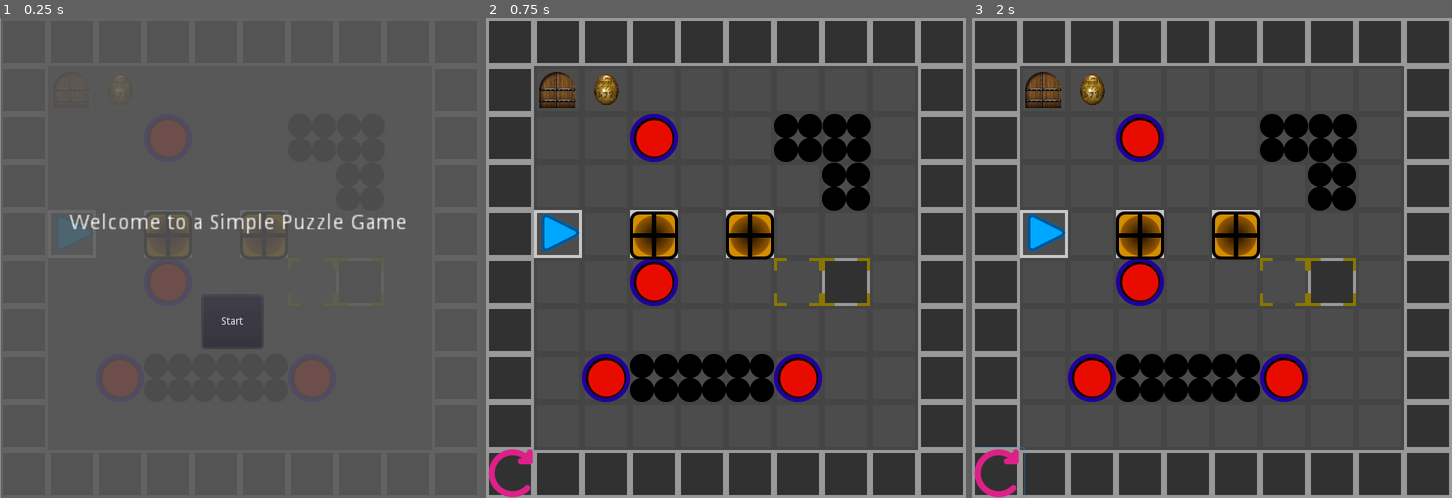
Above: before the commit, frames 1-3 (left to right).
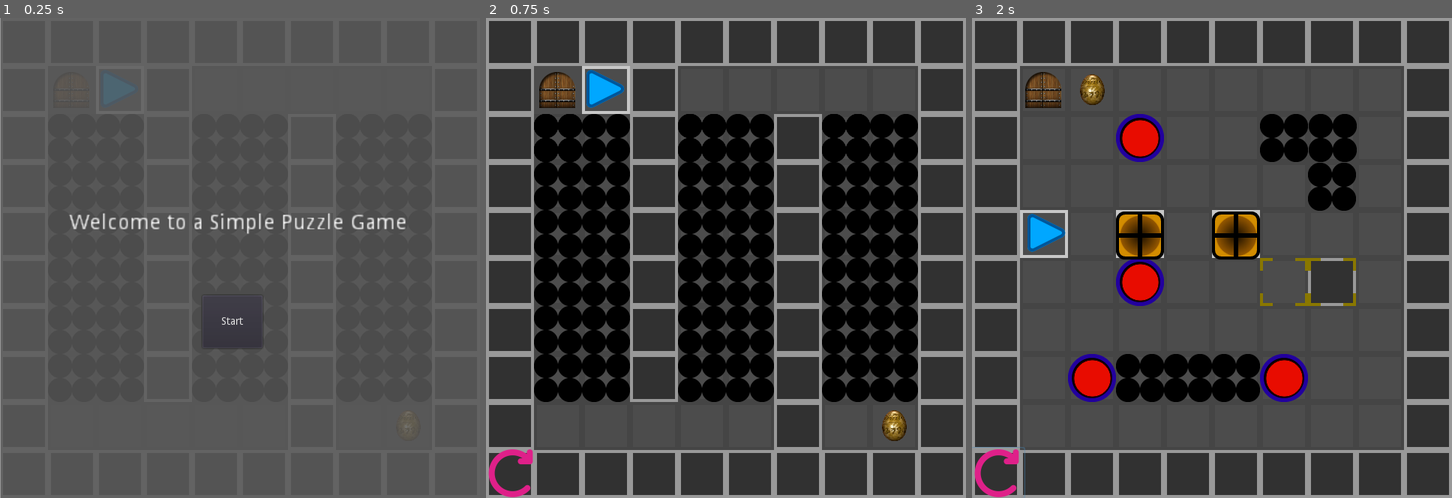
Above: after the commit, the same moments.

Repository: R4nKF1v3/minion2
Game: Godot game, scene res://Main.tscn
Two runs of this game, one before a commit and one after it. Both use one fixed random seed, a clock stepped at 60 frames per second and the inputs below.
Inputs (mouse positions are in pixels of both pictures, inside the frame that each line leads up to):
- Up to frame 1 (0.25 s): no input
- Up to frame 2 (0.75 s): click "Start" at 0.5 s
- Up to frame 3 (2 s): click (996, 474) at 1.25 s

The runs differ from the first frame. In frame 1, 2.5% of the frame differs, in the area x 10-86%, y 11-87%; in frame 2, 41%, in the area x 10-90%, y 10-90%; in frame 3, nothing differs.

Commit message:
nivel 1 y 2
añadidos

Diff:
--- a/Main.gd
+++ b/Main.gd
@@ -14,7 +14,8 @@
 
 func load_levels():
 	levels.push_back(preload("res://levels/levelTest/LevelTest.tscn"))
-
+	levels.push_back(preload("res://levels/Nivel01/Level01.tscn"))
+	levels.push_back(preload("res://levels/Nivel02/Level02.tscn"))
 	levels.push_back(preload("res://levels/EndCard/EndCard.tscn"))
 
 	current = levels.pop_front()
--- a/Main.tscn
+++ b/Main.tscn
@@ -1,7 +1,7 @@
 [gd_scene load_steps=5 format=2]
 
 [ext_resource path="res://Main.gd" type="Script" id=1]
-[ext_resource path="res://levels/levelTest/LevelTest.tscn" type="PackedScene" id=2]
+[ext_resource path="res://levels/Nivel01/Level01.tscn" type="PackedScene" id=2]
 [ext_resource path="res://ui/Interface/Interface.tscn" type="PackedScene" id=3]
 [ext_resource path="res://ui/HUD/HUD.tscn" type="PackedScene" id=4]
 
@@ -12,7 +12,7 @@
 [node name="Levels" type="Node" parent="."]
 pause_mode = 1
 
-[node name="LevelTest" parent="Levels" instance=ExtResource( 2 )]
+[node name="Level01" parent="Levels" instance=ExtResource( 2 )]
 
 [node name="UI" type="CanvasLayer" parent="."]
 
--- a/actors/player/player.gd
+++ b/actors/player/player.gd
@@ -57,3 +57,6 @@
 	$AnimationPlayer.play("bump")
 	yield($AnimationPlayer, "animation_finished")
 	set_process(true)
+
+func handle_move_request(direction):
+	return false
--- /dev/null
+++ b/levels/Nivel01/Level01.tscn
@@ -0,0 +1,368 @@
+[gd_scene load_steps=8 format=2]
+
+[ext_resource path="res://levels/Level.tscn" type="PackedScene" id=1]
+[ext_resource path="res://props/progress/Trophy/Trophy.tscn" type="PackedScene" id=2]
+[ext_resource path="res://props/progress/EndLevel/EndLevel.tscn" type="PackedScene" id=3]
+[ext_resource path="res://props/receivers/interactables/floor_spikes/FloorSpikes.tscn" type="PackedScene" id=4]
+[ext_resource path="res://props/buttons/SequentialTrigger/SequentialTrigger.tscn" type="PackedScene" id=5]
+[ext_resource path="res://actors/player/Player.tscn" type="PackedScene" id=6]
+[ext_resource path="res://props/progress/WallOfFire/WallOfFire.tscn" type="PackedScene" id=7]
+
+[node name="Level01" instance=ExtResource( 1 )]
+
+[node name="Props" parent="." index="1"]
+editor/display_folded = true
+
+[node name="Trophy" parent="Props" index="0" instance=ExtResource( 2 )]
+position = Vector2( 544, 544 )
+
+[node name="EndLevel" parent="Props" index="1" instance=ExtResource( 3 )]
+position = Vector2( 96, 96 )
+
+[node name="Node2D" type="Node2D" parent="Props" index="2"]
+editor/display_folded = true
+
+[node name="FloorSpikes" parent="Props/Node2D" index="0" instance=ExtResource( 4 )]
+position = Vector2( 96, 160 )
+
+[node name="FloorSpikes2" parent="Props/Node2D" index="1" instance=ExtResource( 4 )]
+position = Vector2( 96, 160 )
+
+[node name="FloorSpikes3" parent="Props/Node2D" index="2" instance=ExtResource( 4 )]
+position = Vector2( 96, 160 )
+id = 1
+
+[node name="FloorSpikes4" parent="Props/Node2D" index="3" instance=ExtResource( 4 )]
+position = Vector2( 160, 160 )
+id = 1
+
+[node name="FloorSpikes5" parent="Props/Node2D" index="4" instance=ExtResource( 4 )]
+position = Vector2( 96, 224 )
+id = 2
+
+[node name="FloorSpikes6" parent="Props/Node2D" index="5" instance=ExtResource( 4 )]
+position = Vector2( 160, 224 )
+id = 2
+
+[node name="FloorSpikes7" parent="Props/Node2D" index="6" instance=ExtResource( 4 )]
+position = Vector2( 96, 288 )
+id = 3
+
+[node name="FloorSpikes8" parent="Props/Node2D" index="7" instance=ExtResource( 4 )]
+position = Vector2( 160, 288 )
+id = 3
+
+[node name="FloorSpikes9" parent="Props/Node2D" index="8" instance=ExtResource( 4 )]
+position = Vector2( 96, 352 )
+id = 4
+
+[node name="FloorSpikes10" parent="Props/Node2D" index="9" instance=ExtResource( 4 )]
+position = Vector2( 160, 352 )
+id = 4
+
+[node name="FloorSpikes11" parent="Props/Node2D" index="10" instance=ExtResource( 4 )]
+position = Vector2( 96, 416 )
+id = 5
+
+[node name="FloorSpikes12" parent="Props/Node2D" index="11" instance=ExtResource( 4 )]
+position = Vector2( 160, 416 )
+id = 5
+
+[node name="FloorSpikes13" parent="Props/Node2D" index="12" instance=ExtResource( 4 )]
+position = Vector2( 96, 480 )
+id = 6
+
+[node name="FloorSpikes14" parent="Props/Node2D" index="13" instance=ExtResource( 4 )]
+position = Vector2( 160, 480 )
+id = 6
+
+[node name="SequentialTrigger" parent="Props/Node2D" index="14" instance=ExtResource( 5 )]
+editor/display_folded = true
+position = Vector2( 96, 160 )
+elements_ids = [ 6, 0, 1, 2, 3, 4, 5 ]
+toggle_ids = [ 1 ]
+delay_time = 0.4
+
+[node name="Sprite" parent="Props/Node2D/SequentialTrigger" index="0"]
+visible = false
+
+[node name="SequentialTrigger2" parent="Props/Node2D" index="15" instance=ExtResource( 5 )]
+editor/display_folded = true
+position = Vector2( 160, 160 )
+elements_ids = [ 0, 1, 2, 3, 4, 5, 6 ]
+toggle_ids = [ 1 ]
+delay_time = 0.4
+
+[node name="Sprite" parent="Props/Node2D/SequentialTrigger2" index="0"]
+visible = false
+
+[node name="SequentialTrigger3" parent="Props/Node2D" index="16" instance=ExtResource( 5 )]
+editor/display_folded = true
+position = Vector2( 160, 480 )
+elements_ids = [ 0, 6, 5, 4, 3, 2, 1 ]
+id = 1
+toggle_ids = [ 0 ]
+delay_time = 0.4
+
+[node name="Sprite" parent="Props/Node2D/SequentialTrigger3" index="0"]
+visible = false
+
+[node name="SequentialTrigger4" parent="Props/Node2D" index="17" instance=ExtResource( 5 )]
+position = Vector2( 96, 480 )
+elements_ids = [ 0, 6, 5, 4, 3, 2, 1 ]
+id = 1
+toggle_ids = [ 0 ]
+delay_time = 0.4
+
+[node name="Sprite" parent="Props/Node2D/SequentialTrigger4" index="0"]
+visible = false
+
+[node name="Node2D2" type="Node2D" parent="Props" index="3"]
+editor/display_folded = true
+position = Vector2( 192, 0 )
+__meta__ = {
+"_edit_group_": true
+}
+
+[node name="FloorSpikes" parent="Props/Node2D2" index="0" instance=ExtResource( 4 )]
+position = Vector2( 96, 160 )
+id = 7
+
+[node name="FloorSpikes2" parent="Props/Node2D2" index="1" instance=ExtResource( 4 )]
+position = Vector2( 96, 160 )
+id = 7
+
+[node name="FloorSpikes3" parent="Props/Node2D2" index="2" instance=ExtResource( 4 )]
+position = Vector2( 96, 160 )
+id = 8
+
+[node name="FloorSpikes4" parent="Props/Node2D2" index="3" instance=ExtResource( 4 )]
+position = Vector2( 160, 160 )
+id = 8
+
+[node name="FloorSpikes5" parent="Props/Node2D2" index="4" instance=ExtResource( 4 )]
+position = Vector2( 96, 224 )
+id = 9
+
+[node name="FloorSpikes6" parent="Props/Node2D2" index="5" instance=ExtResource( 4 )]
+position = Vector2( 160, 224 )
+id = 9
+
+[node name="FloorSpikes7" parent="Props/Node2D2" index="6" instance=ExtResource( 4 )]
+position = Vector2( 96, 288 )
+id = 10
+
+[node name="FloorSpikes8" parent="Props/Node2D2" index="7" instance=ExtResource( 4 )]
+position = Vector2( 160, 288 )
+id = 10
+
+[node name="FloorSpikes9" parent="Props/Node2D2" index="8" instance=ExtResource( 4 )]
+position = Vector2( 96, 352 )
+id = 11
+
+[node name="FloorSpikes10" parent="Props/Node2D2" index="9" instance=ExtResource( 4 )]
+position = Vector2( 160, 352 )
+id = 11
+
+[node name="FloorSpikes11" parent="Props/Node2D2" index="10" instance=ExtResource( 4 )]
+position = Vector2( 96, 416 )
+id = 12
+
+[node name="FloorSpikes12" parent="Props/Node2D2" index="11" instance=ExtResource( 4 )]
+position = Vector2( 160, 416 )
+id = 12
+
+[node name="FloorSpikes13" parent="Props/Node2D2" index="12" instance=ExtResource( 4 )]
+position = Vector2( 96, 480 )
+id = 13
+
+[node name="FloorSpikes14" parent="Props/Node2D2" index="13" instance=ExtResource( 4 )]
+position = Vector2( 160, 480 )
+id = 13
+
+[node name="SequentialTrigger" parent="Props/Node2D2" index="14" instance=ExtResource( 5 )]
+editor/display_folded = true
+position = Vector2( 96, 160 )
+elements_ids = [ 13, 7, 8, 9, 10, 11, 12 ]
+id = 2
+toggle_ids = [ 3 ]
+delay_time = 0.4
+
+[node name="Sprite" parent="Props/Node2D2/SequentialTrigger" index="0"]
+visible = false
+
+[node name="SequentialTrigger2" parent="Props/Node2D2" index="15" instance=ExtResource( 5 )]
+editor/display_folded = true
+position = Vector2( 160, 160 )
+elements_ids = [ 13, 7, 8, 9, 10, 11, 12 ]
+id = 2
+toggle_ids = [ 3 ]
+delay_time = 0.4
+
+[node name="Sprite" parent="Props/Node2D2/SequentialTrigger2" index="0"]
+visible = false
+
+[node name="SequentialTrigger3" parent="Props/Node2D2" index="16" instance=ExtResource( 5 )]
+editor/display_folded = true
+position = Vector2( 160, 480 )
+elements_ids = [ 7, 13, 12, 11, 10, 9, 8 ]
+id = 3
+toggle_ids = [ 2 ]
+delay_time = 0.4
+
+[node name="Sprite" parent="Props/Node2D2/SequentialTrigger3" index="0"]
+visible = false
+
+[node name="SequentialTrigger4" parent="Props/Node2D2" index="17" instance=ExtResource( 5 )]
+editor/display_folded = true
+position = Vector2( 96, 480 )
+elements_ids = [ 7, 13, 12, 11, 10, 9, 8 ]
+id = 1
+toggle_ids = [ 0 ]
+delay_time = 0.4
+
+[node name="Sprite" parent="Props/Node2D2/SequentialTrigger4" index="0"]
+visible = false
+
+[node name="Node2D3" type="Node2D" parent="Props" index="4"]
+editor/display_folded = true
+position = Vector2( 384, 0 )
+__meta__ = {
+"_edit_group_": true
+}
+
+[node name="FloorSpikes" parent="Props/Node2D3" index="0" instance=ExtResource( 4 )]
+position = Vector2( 96, 160 )
+id = 14
+
+[node name="FloorSpikes2" parent="Props/Node2D3" index="1" instance=ExtResource( 4 )]
+position = Vector2( 96, 160 )
+id = 14
+
+[node name="FloorSpikes3" parent="Props/Node2D3" index="2" instance=ExtResource( 4 )]
+position = Vector2( 96, 160 )
+id = 15
+
+[node name="FloorSpikes4" parent="Props/Node2D3" index="3" instance=ExtResource( 4 )]
+position = Vector2( 160, 160 )
+id = 15
+
+[node name="FloorSpikes5" parent="Props/Node2D3" index="4" instance=ExtResource( 4 )]
+position = Vector2( 96, 224 )
+id = 16
+
+[node name="FloorSpikes6" parent="Props/Node2D3" index="5" instance=ExtResource( 4 )]
+position = Vector2( 160, 224 )
+id = 16
+
+[node name="FloorSpikes7" parent="Props/Node2D3" index="6" instance=ExtResource( 4 )]
+position = Vector2( 96, 288 )
+id = 17
+
+[node name="FloorSpikes8" parent="Props/Node2D3" index="7" instance=ExtResource( 4 )]
+position = Vector2( 160, 288 )
+id = 17
+
+[node name="FloorSpikes9" parent="Props/Node2D3" index="8" instance=ExtResource( 4 )]
+position = Vector2( 96, 352 )
+id = 18
+
+[node name="FloorSpikes10" parent="Props/Node2D3" index="9" instance=ExtResource( 4 )]
+position = Vector2( 160, 352 )
+id = 18
+
+[node name="FloorSpikes11" parent="Props/Node2D3" index="10" instance=ExtResource( 4 )]
+position = Vector2( 96, 416 )
+id = 19
+
+[node name="FloorSpikes12" parent="Props/Node2D3" index="11" instance=ExtResource( 4 )]
+position = Vector2( 160, 416 )
+id = 19
+
+[node name="FloorSpikes13" parent="Props/Node2D3" index="12" instance=ExtResource( 4 )]
+position = Vector2( 96, 480 )
+id = 20
+
+[node name="FloorSpikes14" parent="Props/Node2D3" index="13" instance=ExtResource( 4 )]
+position = Vector2( 160, 480 )
+id = 20
+
+[node name="SequentialTrigger" parent="Props/Node2D3" index="14" instance=ExtResource( 5 )]
+editor/display_folded = true
+position = Vector2( 96, 160 )
+elements_ids = [ 20, 14, 15, 16, 17, 18, 19 ]
+id = 4
+toggle_ids = [ 5 ]
+delay_time = 0.4
+
+[node name="Sprite" parent="Props/Node2D3/SequentialTrigger" index="0"]
+visible = false
+
+[node name="SequentialTrigger2" parent="Props/Node2D3" index="15" instance=ExtResource( 5 )]
+editor/display_folded = true
+position = Vector2( 160, 160 )
+elements_ids = [ 20, 14, 15, 16, 17, 18, 19 ]
+id = 4
+toggle_ids = [ 5 ]
+delay_time = 0.4
+
+[node name="Sprite" parent="Props/Node2D3/SequentialTrigger2" index="0"]
+visible = false
+
+[node name="SequentialTrigger3" parent="Props/Node2D3" index="16" instance=ExtResource( 5 )]
+editor/display_folded = true
+position = Vector2( 160, 480 )
+elements_ids = [ 14, 20, 19, 18, 17, 16, 15 ]
+id = 5
+toggle_ids = [ 4 ]
+delay_time = 0.4
+
+[node name="Sprite" parent="Props/Node2D3/SequentialTrigger3" index="0"]
+visible = false
+
+[node name="SequentialTrigger4" parent="Props/Node2D3" index="17" instance=ExtResource( 5 )]
+position = Vector2( 96, 480 )
+elements_ids = [ 14, 20, 19, 18, 17, 16, 15 ]
+id = 5
+toggle_ids = [ 4 ]
+delay_time = 0.4
+
+[node name="Sprite" parent="Props/Node2D3/SequentialTrigger4" index="0"]
+visible = false
+
+[node name="Grid" parent="." index="2"]
+tile_data = PoolIntArray( 0, 1, 0, 1, 1, 0, 2, 1, 0, 3, 1, 0, 4, 1, 0, 5, 1, 0, 6, 1, 0, 7, 1, 0, 8, 1, 0, 9, 1, 0, 65536, 1, 0, 65539, 1, 0, 65545, 1, 0, 131072, 1, 0, 131075, 1, 0, 131078, 1, 0, 131081, 1, 0, 196608, 1, 0, 196611, 1, 0, 196614, 1, 0, 196617, 1, 0, 262144, 1, 0, 262147, 1, 0, 262150, 1, 0, 262153, 1, 0, 327680, 1, 0, 327683, 1, 0, 327686, 1, 0, 327689, 1, 0, 393216, 1, 0, 393219, 1, 0, 393222, 1, 0, 393225, 1, 0, 458752, 1, 0, 458755, 1, 0, 458758, 1, 0, 458761, 1, 0, 524288, 1, 0, 524294, 1, 0, 524297, 1, 0, 589824, 1, 0, 589825, 1, 0, 589826, 1, 0, 589827, 1, 0, 589828, 1, 0, 589829, 1, 0, 589830, 1, 0, 589831, 1, 0, 589832, 1, 0, 589833, 1, 0 )
+
+[node name="Player" parent="Grid" index="0" instance=ExtResource( 6 )]
+position = Vector2( 160, 96 )
+
+[node name="AboveProps" parent="." index="3"]
+position = Vector2( 0, 64 )
+
+[node name="WallOfFire" parent="AboveProps" index="0" instance=ExtResource( 7 )]
+position = Vector2( 704, -49 )
+speed = 60
+
+[editable path="Props/Node2D/SequentialTrigger"]
+
+[editable path="Props/Node2D/SequentialTrigger2"]
+
+[editable path="Props/Node2D/SequentialTrigger3"]
+
+[editable path="Props/Node2D/SequentialTrigger4"]
+
+[editable path="Props/Node2D2/SequentialTrigger"]
+
+[editable path="Props/Node2D2/SequentialTrigger2"]
+
+[editable path="Props/Node2D2/SequentialTrigger3"]
+
+[editable path="Props/Node2D2/SequentialTrigger4"]
+
+[editable path="Props/Node2D3/SequentialTrigger"]
+
+[editable path="Props/Node2D3/SequentialTrigger2"]
+
+[editable path="Props/Node2D3/SequentialTrigger3"]
+
+[editable path="Props/Node2D3/SequentialTrigger4"]
--- /dev/null
+++ b/levels/Nivel02/Level02.tscn
@@ -0,0 +1,70 @@
+[gd_scene load_steps=7 format=2]
+
+[ext_resource path="res://levels/Level.tscn" type="PackedScene" id=1]
+[ext_resource path="res://props/receivers/interactables/floor_spikes/FloorSpikes.tscn" type="PackedScene" id=2]
+[ext_resource path="res://props/buttons/SequentialTrigger/SequentialTrigger.tscn" type="PackedScene" id=3]
+[ext_resource path="res://actors/box/Box.tscn" type="PackedScene" id=4]
+[ext_resource path="res://props/receivers/WallToggler/WallToggler.tscn" type="PackedScene" id=5]
+[ext_resource path="res://actors/player/Player.tscn" type="PackedScene" id=6]
+
+[node name="Level2" index="0" instance=ExtResource( 1 )]
+
+[node name="Ground" parent="." index="0"]
+tile_data = PoolIntArray( 65537, 0, 0, 65538, 0, 0, 65539, 0, 0, 65540, 0, 0, 65541, 0, 0, 65542, 0, 0, 65543, 0, 0, 65544, 0, 0, 131073, 0, 0, 131074, 0, 0, 131075, 0, 0, 131076, 0, 0, 131077, 0, 0, 131078, 0, 0, 131079, 0, 0, 131080, 0, 0, 196609, 0, 0, 196610, 0, 0, 196611, 0, 0, 196612, 0, 0, 196613, 0, 0, 196614, 0, 0, 196615, 0, 0, 196616, 0, 0, 262144, 0, 0, 262145, 0, 0, 262146, 0, 0, 262147, 0, 0, 262148, 0, 0, 262149, 0, 0, 262150, 0, 0, 262151, 0, 0, 262152, 0, 0, 327681, 0, 0, 327682, 0, 0, 327683, 0, 0, 327684, 0, 0, 327685, 0, 0, 327686, 0, 0, 327687, 0, 0, 327688, 0, 0, 393217, 0, 0, 393218, 0, 0, 393219, 0, 0, 393220, 0, 0, 393221, 0, 0, 393222, 0, 0, 393223, 0, 0, 393224, 0, 0, 458752, 0, 0, 458753, 0, 0, 458754, 0, 0, 458755, 0, 0, 458756, 0, 0, 458757, 0, 0, 458758, 0, 0, 458759, 0, 0, 458760, 0, 0, 524289, 0, 0, 524290, 0, 0, 524291, 0, 0, 524292, 0, 0, 524293, 0, 0, 524294, 0, 0, 524295, 0, 0, 524296, 0, 0, 589831, 0, 0 )
+
+[node name="picos antes del trofeo" type="Node2D" parent="Props" index="0"]
+editor/display_folded = true
+
+[node name="FloorSpikes" parent="Props/picos antes del trofeo" index="0" instance=ExtResource( 2 )]
+position = Vector2( 545.263, 413.684 )
+id = 4
+
+[node name="FloorSpikes2" parent="Props/picos antes del trofeo" index="1" instance=ExtResource( 2 )]
+position = Vector2( 416.842, 544.21 )
+id = 3
+
+[node name="FloorSpikes3" parent="Props/picos antes del trofeo" index="2" instance=ExtResource( 2 )]
+position = Vector2( 415.79, 480 )
+id = 2
+
+[node name="FloorSpikes4" parent="Props/picos antes del trofeo" index="3" instance=ExtResource( 2 )]
+position = Vector2( 417.895, 415.789 )
+id = 1
+
+[node name="FloorSpikes5" parent="Props/picos antes del trofeo" index="4" instance=ExtResource( 2 )]
+position = Vector2( 484.211, 414.737 )
+
+[node name="SequentialTrigger" parent="Props/picos antes del trofeo" index="5" instance=ExtResource( 3 )]
+editor/display_folded = true
+position = Vector2( 545.263, 412.632 )
+elements_ids = [ 3, 4, 0, 1, 2 ]
+toggle_ids = [ 1 ]
+
+[node name="Sprite" parent="Props/picos antes del trofeo/SequentialTrigger" index="0"]
+visible = false
+
+[node name="SequentialTrigger2" parent="Props/picos antes del trofeo" index="6" instance=ExtResource( 3 )]
+editor/display_folded = true
+position = Vector2( 416.842, 544.211 )
+elements_ids = [ 0, 4, 3, 2, 1 ]
+id = 1
+toggle_ids = [ 0 ]
+
+[node name="Sprite" parent="Props/picos antes del trofeo/SequentialTrigger2" index="0"]
+visible = false
+
+[node name="Box" parent="Props" index="1" instance=ExtResource( 4 )]
+position = Vector2( 224, 160 )
+
+[node name="WallToggler" parent="Props" index="2" instance=ExtResource( 5 )]
+position = Vector2( 351.579, 287.193 )
+
+[node name="Grid" parent="." index="2"]
+tile_data = PoolIntArray( 0, 1, 0, 1, 1, 0, 2, 1, 0, 3, 1, 0, 4, 1, 0, 5, 1, 0, 6, 1, 0, 7, 1, 0, 8, 1, 0, 9, 1, 0, 65536, 1, 0, 65541, 1, 0, 65545, 1, 0, 131072, 1, 0, 131077, 1, 0, 131081, 1, 0, 196608, 1, 0, 196611, 1, 0, 196612, 1, 0, 196613, 1, 0, 196617, 1, 0, 262144, 1, 0, 262147, 1, 0, 262153, 1, 0, 327680, 1, 0, 327683, 1, 0, 327685, 1, 0, 327686, 1, 0, 327687, 1, 0, 327689, 1, 0, 393216, 1, 0, 393219, 1, 0, 393221, 1, 0, 393225, 1, 0, 458752, 1, 0, 458757, 1, 0, 458759, 1, 0, 458760, 1, 0, 458761, 1, 0, 524288, 1, 0, 524293, 1, 0, 524297, 1, 0, 589824, 1, 0, 589825, 1, 0, 589826, 1, 0, 589827, 1, 0, 589828, 1, 0, 589829, 1, 0, 589830, 1, 0, 589831, 1, 0, 589832, 1, 0, 589833, 1, 0 )
+
+[node name="Player" parent="Grid" index="0" instance=ExtResource( 6 )]
+position = Vector2( 96.6, 100.4 )
+
+[editable path="Props/picos antes del trofeo/SequentialTrigger"]
+
+[editable path="Props/picos antes del trofeo/SequentialTrigger2"]
--- a/levels/levelTest/LevelTest.tscn
+++ b/levels/levelTest/LevelTest.tscn
@@ -16,6 +16,9 @@
 
 [node name="Ground" parent="." index="0"]
 tile_data = PoolIntArray( 65537, 0, 0, 65538, 0, 0, 65539, 0, 0, 65540, 0, 0, 65541, 0, 0, 65542, 0, 0, 65543, 0, 0, 65 …(795 unchanged characters)…
+
+[node name="Props" parent="." index="1"]
+editor/display_folded = true
 
 [node name="HoldingButton" parent="Props" index="0" instance=ExtResource( 2 )]
 position = Vector2( 224, 160 )
--- a/props/buttons/SequentialButton/SequentialButton.gd
+++ b/props/buttons/SequentialButton/SequentialButton.gd
@@ -1,6 +1,6 @@
 extends "res://props/buttons/Button.gd"
 
-export(int) var delay_time = 1
+export(float) var delay_time = 1
 onready var timer = $Timer
 
 var holders = []
--- a/props/buttons/SequentialTrigger/SequentialTrigger.gd
+++ b/props/buttons/SequentialTrigger/SequentialTrigger.gd
@@ -2,7 +2,7 @@
 
 export(int) var id
 export(Array, int) var toggle_ids = []
-export(int) var delay_time = 1
+export(float) var delay_time = 1
 
 onready var timer = $Timer
 
@@ -41,6 +41,7 @@
 				timer.stop()
 				if not elements_ids.empty():
 					signals.emit_signal("disabled", [elements_ids[index]])
+					index=0
 			states.ENABLED:
 				state = states.TRIGGER
 
--- a/props/progress/WallOfFire/WallOfFire.gd
+++ b/props/progress/WallOfFire/WallOfFire.gd
@@ -1,6 +1,6 @@
 extends "res://props/progress/StageTrigger.gd"
 
-export(int) var speed = 3
+export(int) var speed = 30
 
 func _ready():
 	set_physics_process(false)
